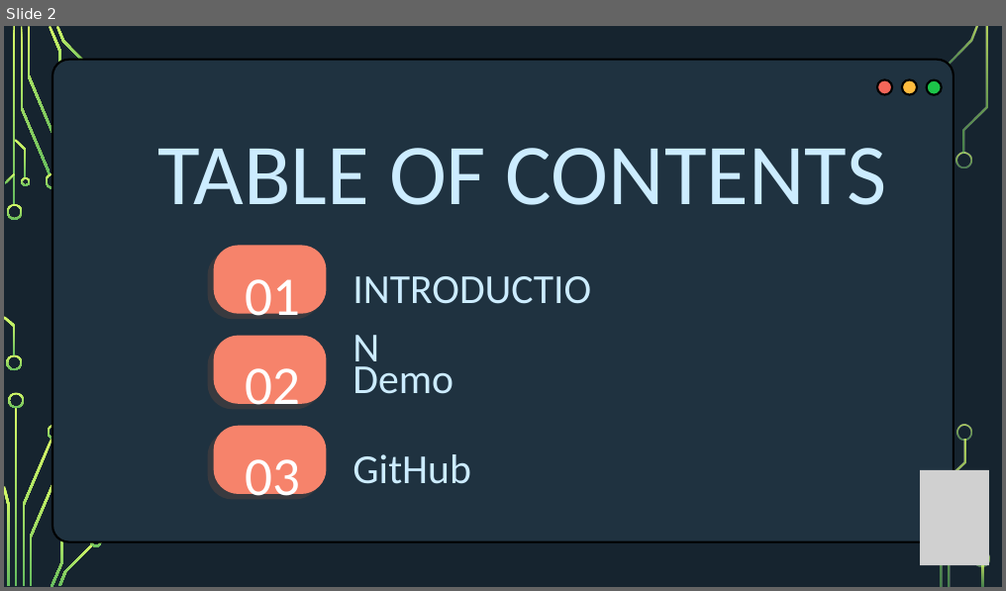
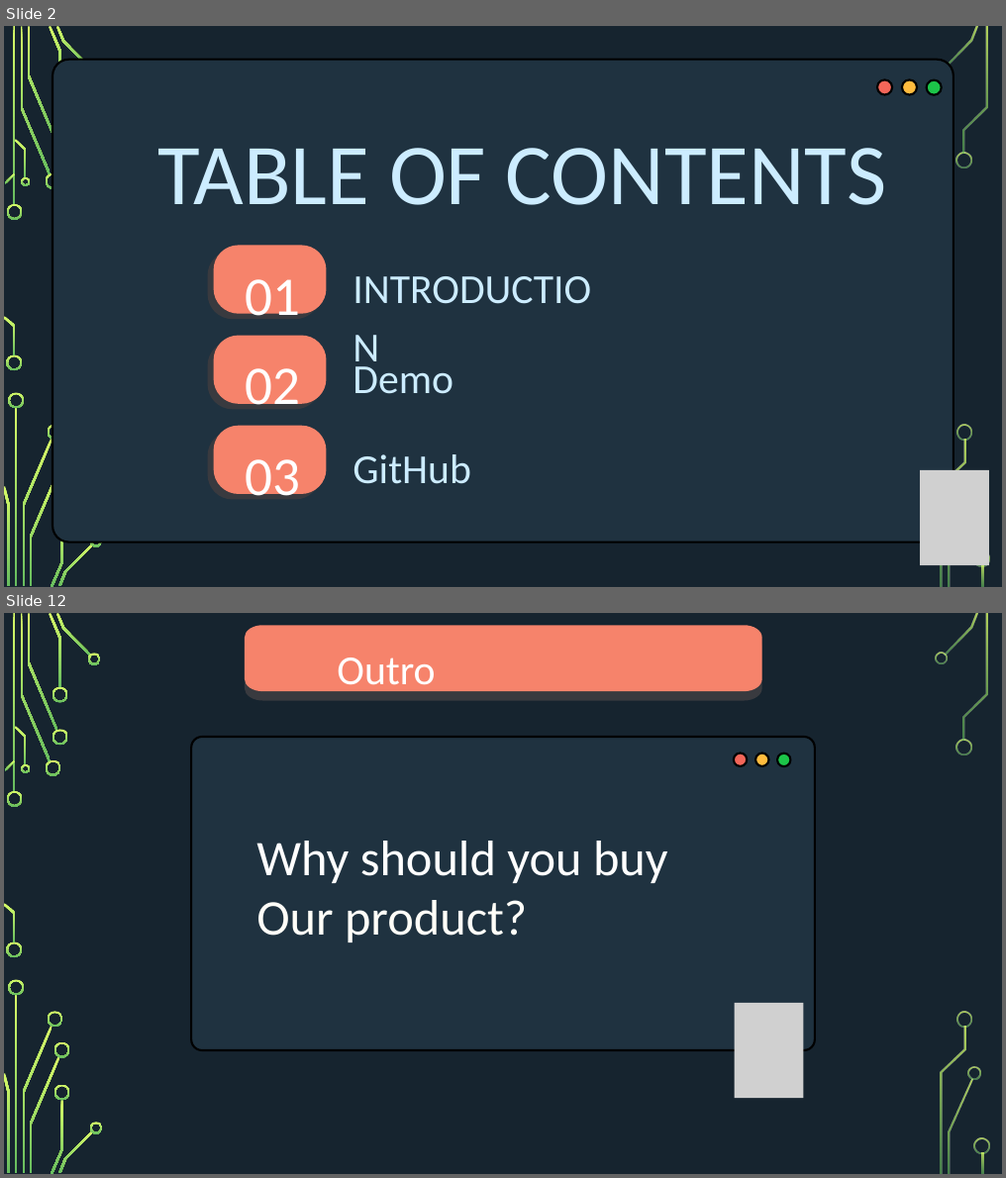
Before and after one commit to kayyza/UNIX-FinalProject, a slide deck: Documentation/UnixPresentation.pptx. Shown one above the other, each under a label of ours: slide 2 before the commit, slides 2 and 12 after it; the slides between them are not shown. The pictures are 1006x591 and 1006x1178 pixels, drawn with LibreOffice and Linux fonts; fonts in the diff are those of the drawing; grey boxes stand for pictures; background and template pictures are left out. Boxes give left, top, right and bottom in pixels: in the first picture for what was removed or moved away, otherwise in the second. Text is boxed around its words. In the diff, an @@ line names an element or a change of style, - is before the commit and + after.

```diff
--- a/Documentation/UnixPresentation.pptx
+++ b/Documentation/UnixPresentation.pptx
@@ slide 12 added at (4, 613, 1002, 1174), background picture (left out); not listed: 32 template elements that a slide beside it also shows @@
@@ freeform shape added at (245, 635, 762, 701), fill #393A3F @@
@@ freeform shape added at (245, 625, 762, 691), fill #F6836B @@
@@ text added at (337, 658, 435, 694), 59.6 pt, text #FFFFFF @@
+Outro
@@ group added at (54, 652, 947, 1100): 4 freeform shapes @@
@@ rounded rectangle added at (191, 737, 814, 1051), fill #1F3240, outline #000000 3 pt @@
@@ ellipse added at (734, 754, 746, 766), fill #F46659, outline #000000 3 pt @@
@@ ellipse added at (755, 754, 769, 766), fill #FFBC3E, outline #000000 3 pt @@
@@ ellipse added at (777, 754, 791, 766), fill #1CC549, outline #000000 3 pt @@
@@ text added at (256, 841, 668, 943), 72 pt, text #FFFFFF @@
+Why should you buy
+Our product?
@@ picture added at (735, 1003, 803, 1098) @@
```
Also in this commit, not shown: 2 slides changed, 8 other slides added, 2 slides removed.
